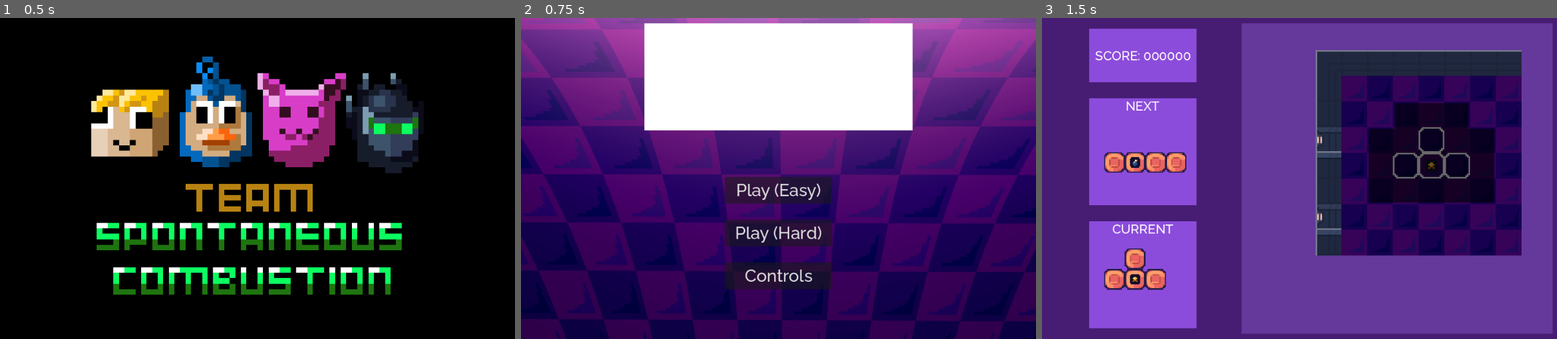
Above: before the commit, frames 1-3 (left to right).
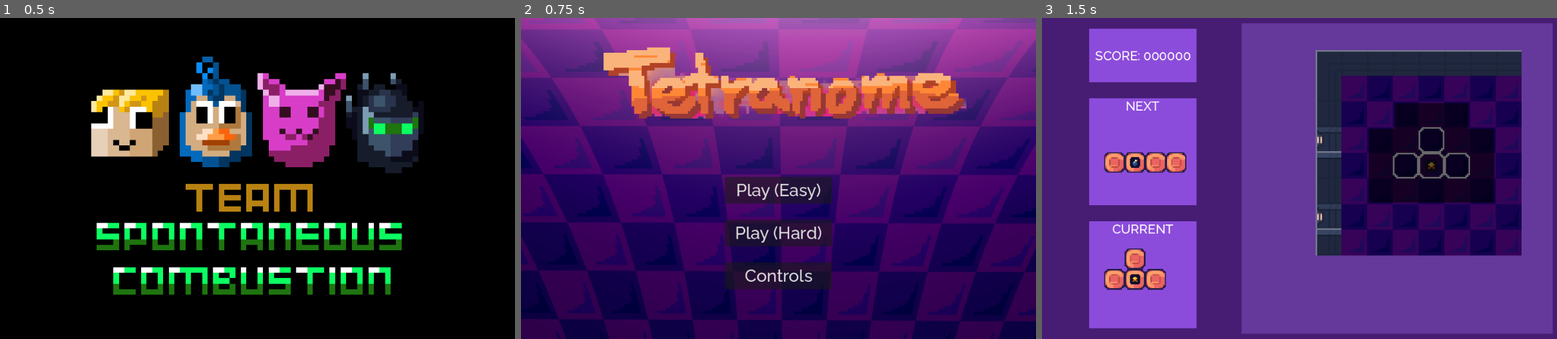
Above: after the commit, the same moments.

Repository: ijzm/LDJAM54
Game: Godot game, scene res://Levels/TSC.tscn
Two runs of this game, one before a commit and one after it. Both use one fixed random seed, a clock stepped at 60 frames per second and the inputs below. Sound files missing from this copy of the repository are replaced by a short silence.
Inputs (mouse positions are in pixels of both pictures, inside the frame that each line leads up to):
- Up to frame 1 (0.5 s): no input
- Up to frame 2 (0.75 s): tap Enter at 0.5 s; move the mouse to (891, 162) at 0.52 s; hold D (Move_Right) from 0.53 s (still down); hold X (Move_Drop) from 0.53 s (still down); click (891, 162) at 0.67 s
- Up to frame 3 (1.5 s): tap Space at 0.77 s; release D (Move_Right) at 1.25 s; release X (Move_Drop) at 1.25 s; click "Play (Easy)" at 1.25 s

Frame 1 is identical in both runs. In frame 2, 19% of the frame differs, in the area x 16-87%, y 1-36%; in frame 3, nothing differs.

Commit message:
Added logo

Diff:
--- a/Levels/main_menu.tscn
+++ b/Levels/main_menu.tscn
@@ -2,7 +2,7 @@
 
 [ext_resource type="Script" path="res://Scripts/Main_Menu.gd" id="1_ot03e"]
 [ext_resource type="FontFile" uid="uid://dcshewn2ay64t" path="res://Graphics/Raleway-Medium.ttf" id="2_41hvi"]
-[ext_resource type="Texture2D" uid="uid://bwhmurie5c5wn" path="res://Graphics/Logo.png" id="2_cedr7"]
+[ext_resource type="Texture2D" uid="uid://ckk8w7iws81ag" path="res://Graphics/Tetranome logo.png" id="3_1cosn"]
 [ext_resource type="Texture2D" uid="uid://b71mun7plt47o" path="res://Graphics/Title_screen_background.png" id="4_4alqa"]
 
 [node name="Main_Menu" type="Node"]
@@ -34,11 +34,13 @@
 grow_vertical = 2
 
 [node name="TextureRect" type="TextureRect" parent="CanvasLayer/VBoxContainer"]
-custom_minimum_size = Vector2(500, 200)
+custom_minimum_size = Vector2(700, 200)
+layout_direction = 1
 layout_mode = 2
 size_flags_horizontal = 4
 size_flags_vertical = 4
-texture = ExtResource("2_cedr7")
+texture = ExtResource("3_1cosn")
+stretch_mode = 5
 
 [node name="VBoxContainer" type="VBoxContainer" parent="CanvasLayer/VBoxContainer"]
 layout_mode = 2
Binary file added: Graphics/Tetranome logo.png
Not shown, added: Graphics/Tetranome logo.png.import
